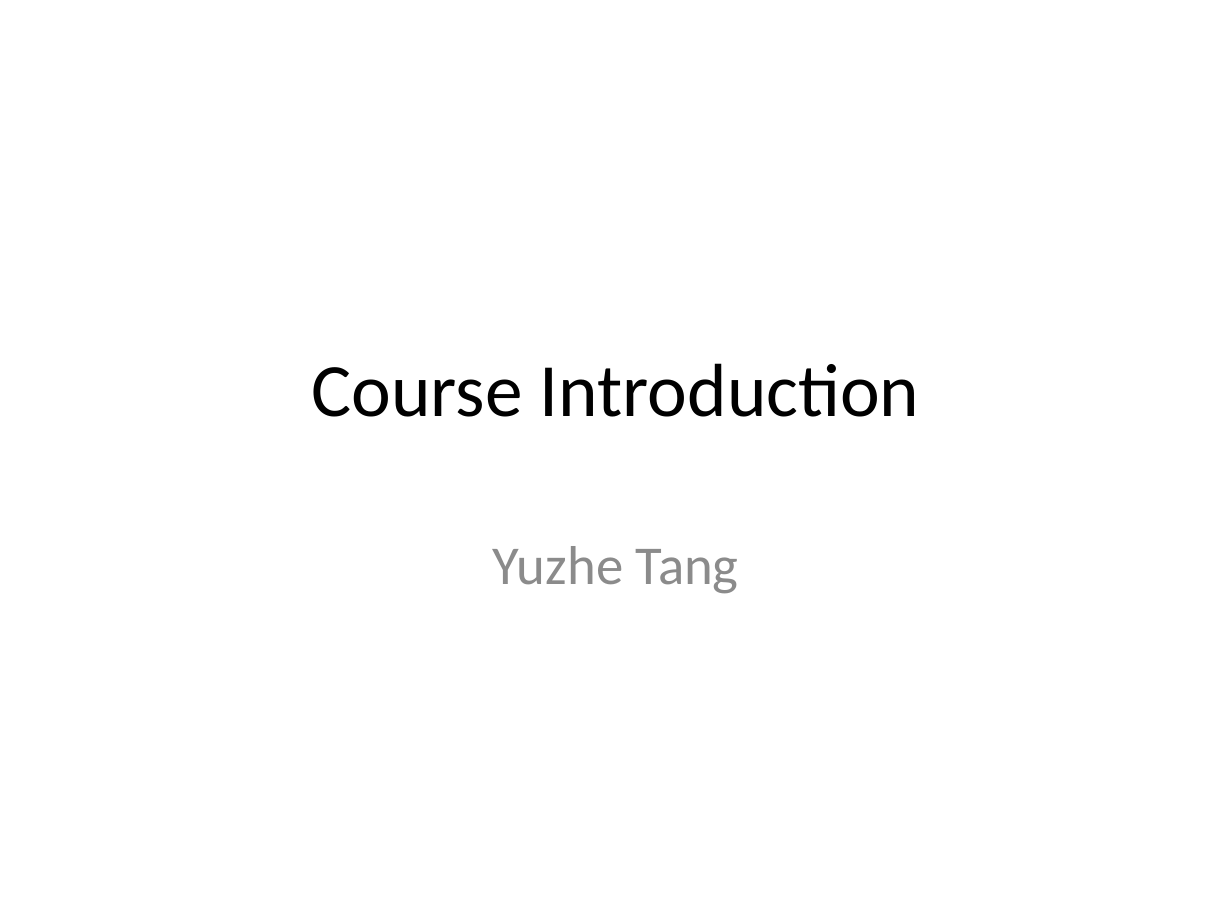
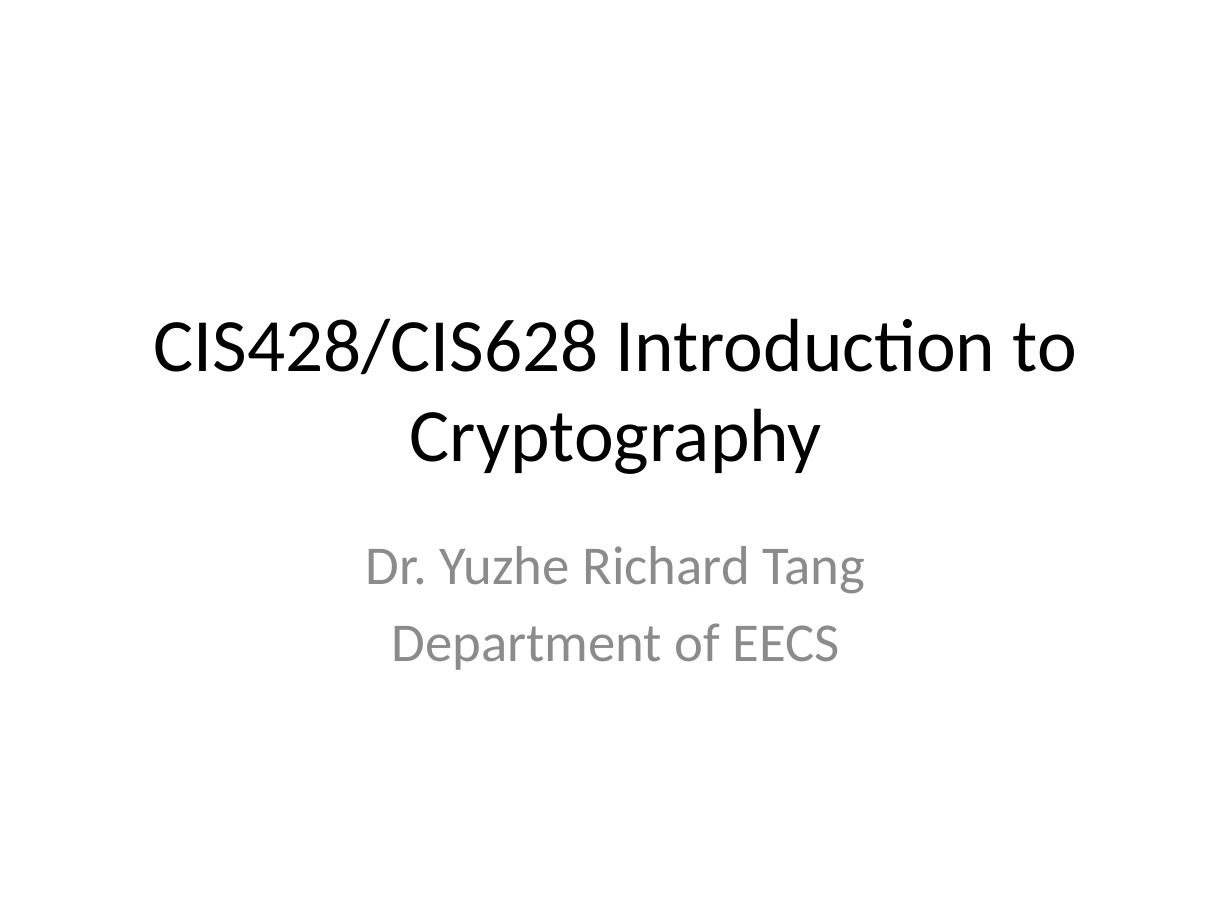
Before and after one commit to tristartom/tristartom.github.io, a slide deck: slide 1 of teaching/19f-cis428/Class-00.pptx. Drawn at 1232x924 pixels with LibreOffice and Linux fonts; fonts in the diff are those of the drawing. Boxes give left, top, right and bottom in pixels: in the first picture for what was removed or moved away, otherwise in the second. Text is boxed around its words. In the diff, an @@ line names an element or a change of style, - is before the commit and + after.

```diff
--- a/teaching/19f-cis428/Class-00.pptx
+++ b/teaching/19f-cis428/Class-00.pptx
@@ title at <box>154,318,1076,474</box>: text changed @@
-Course Introduction
+CIS428/CIS628 Introduction to Cryptography
@@ subtitle at <box>366,546,865,670</box>: text changed @@
-Yuzhe Tang
+Dr. Yuzhe Richard Tang
+Department of EECS
```
Also in this commit, not shown: 7 other slides changed, 2 other files.
